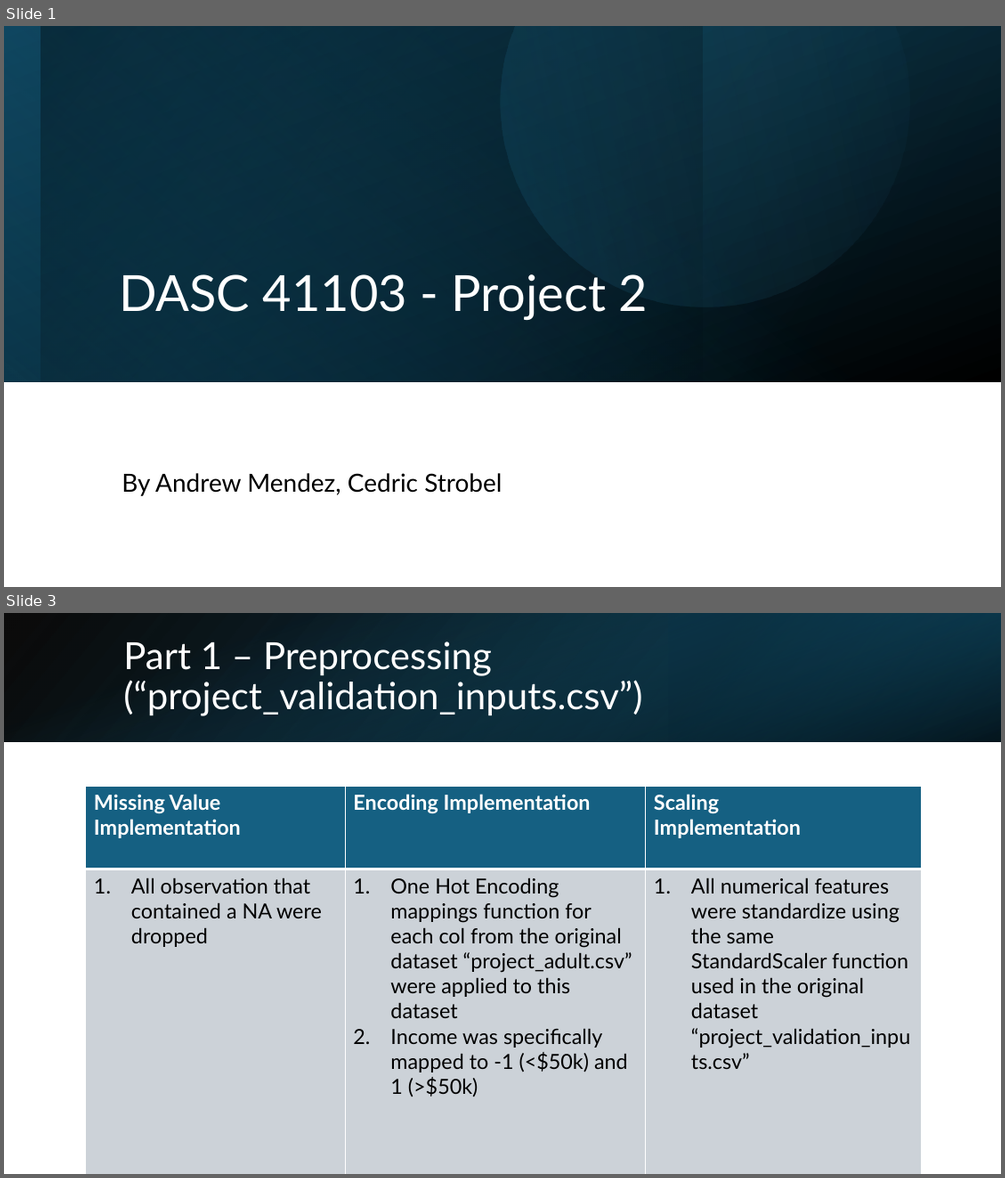
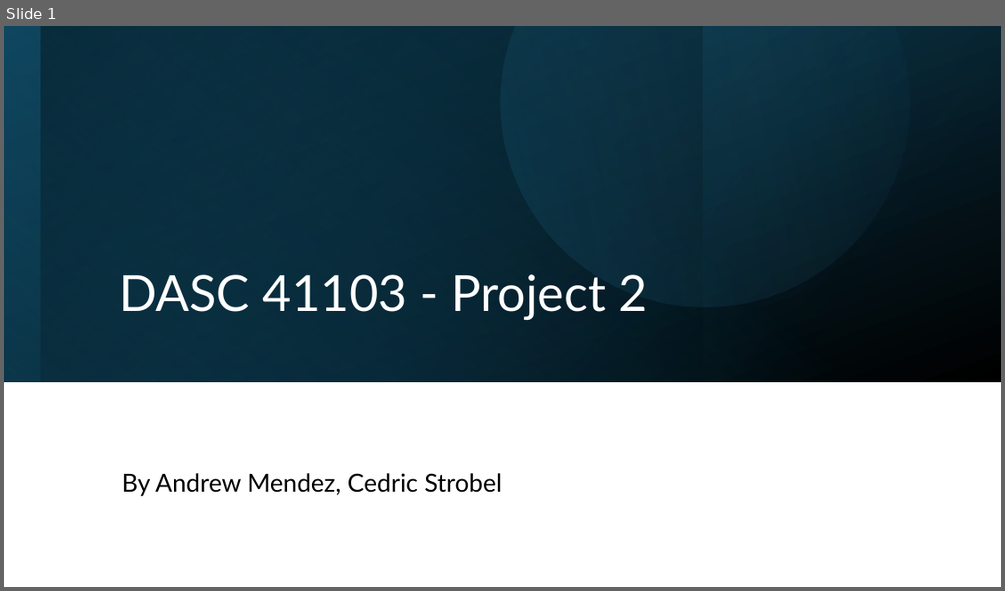
Before and after one commit to cedricstrobel/DASC_Project3, a slide deck: Project_3_Powerpoint.pptx. Shown one above the other, each under a label of ours: slides 1 and 3 before the commit, slide 1 after it; the slides between them are not shown. The pictures are 1005x1178 and 1005x591 pixels, drawn with LibreOffice and Linux fonts; fonts in the diff are those of the drawing. Boxes give left, top, right and bottom in pixels: in the first picture for what was removed or moved away, otherwise in the second. Text is boxed around its words. In the diff, an @@ line names an element or a change of style, - is before the commit and + after.

```diff
--- a/Project_3_Powerpoint.pptx
+++ b/Project_3_Powerpoint.pptx
@@ slide 3 removed at bbox=[4, 613, 1001, 1174], background #FFFFFF @@
@@ rectangle removed at bbox=[4, 613, 1001, 742] @@
@@ rectangle removed at bbox=[4, 613, 1001, 742] @@
@@ rectangle removed at bbox=[669, 613, 1001, 742] @@
@@ title removed at bbox=[123, 641, 642, 716] @@
-Part 1 – Preprocessing (“project_validation_inputs.csv”)
@@ table removed at bbox=[86, 786, 921, 1174], 2 rows, 3 columns @@
-Missing Value Implementation | Encoding Implementation | Scaling / Implementation
-All observation that contained a NA were dropped | One Hot Encoding mappings function for each col from the original dataset “project_adult.csv” were applied to this dataset / Income was specifically mapped to -1 (<$50k) and 1 (>$50k) | All numerical features were standardize using the same StandardScaler function used in the original dataset “project_validation_inputs.csv”
```
Also in this commit, not shown: 1 slide changed, 18 slides added, 6 other slides removed, 26 other files.
